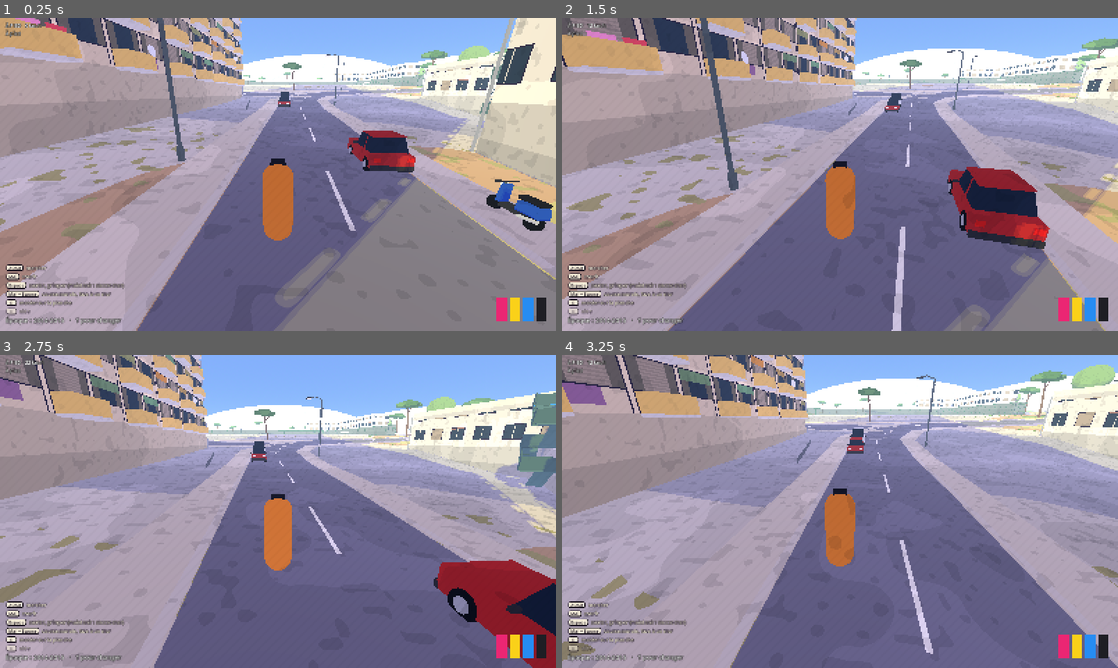
Above: before the commit, frames 1-4 (two rows, left to right).
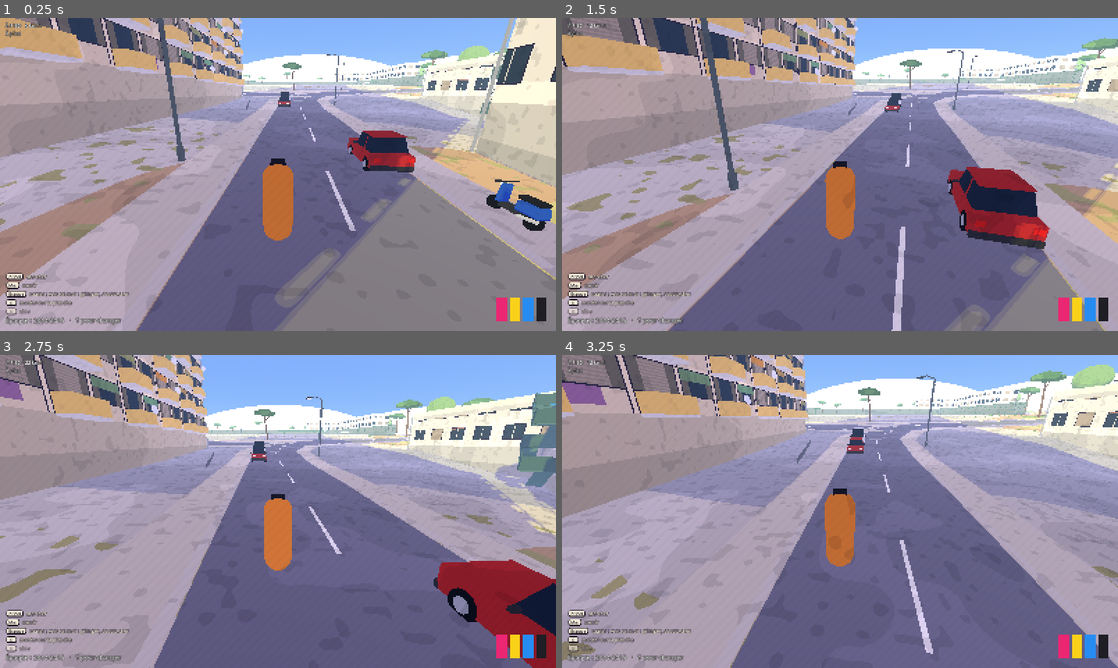
Above: after the commit, the same moments.

Repository: negoatapp-cyber/TRACE
Game: Godot game, scene res://scenes/lauriers.tscn
Same seed, same stepped clock (60 frames per second), same inputs: the game is played once before the commit and once after it.
Inputs (mouse positions are in pixels of both pictures, inside the frame that each line leads up to):
- Up to frame 1 (0.25 s): no input
- Up to frame 2 (1.5 s): tap Enter (ui_accept) at 0.5 s; move the mouse to (867, 174) at 0.52 s; hold G (graff) 0.53-1.28 s; hold W (move_forward) from 0.53 s (still down); click (867, 174) at 0.67 s; tap Space (jump) at 0.77, 1.07 s; tap V (monter) at 0.8, 1.35 s; move the mouse to (812, 174) at 1.27 s
- Up to frame 3 (2.75 s): keep holding W (move_forward); tap Space (jump) at 1.52, 1.82, 2.3 s; tap Shift (push) at 1.55 s; move the mouse to (289, 505) at 2.02 s; hold Shift (push) from 2.03 s (still down)
- Up to frame 4 (3.25 s): keep holding W (move_forward); move the mouse to (834, 517) at 2.77 s; release Shift (push) at 2.78 s; tap Space (jump) at 2.85, 3.02 s; click (834, 517) at 2.92 s; tap G (graff) at 3.05 s

The runs differ from the first frame. In frame 1, 0.8% of the frame differs, in the area x 1-85%, y 0-90%; in frame 2, 0.9%, in the area x 1-54%, y 2-90%; in frame 3, 0.7%; in frame 4, 0.7%.

Commit message:
Grimpe plus facile (s'accrocher sans maintenir, course murale sans courir, plus de portée), gouttières grimpables jusqu'au toit, bouton GRIMPER et FREIN À MAIN sur téléphone ; fusion des façades de n°2 (corniches, dalles prises)
Co-Authored-By: Claude Opus 5.5 <noreply@anthropic.com>
Claude-Session: https://claude.ai/code/session_014E2dCjxvrNHpEzHYuDe4HQ

Diff:
--- a/scripts/aide.gd
+++ b/scripts/aide.gd
@@ -58,6 +58,8 @@
 func contexte() -> String:
 	if graffiti and graffiti.get("_trace") != null:
 		return "trace"
+	if joueur.gouttiere != null:
+		return "gouttiere"
 	if joueur.suspendu:
 		return "suspendu"
 	if joueur.mode == Player.Mode.SKATE:
@@ -73,6 +75,8 @@
 	match c:
 		"trace":
 			return [["Clic", "peindre (maintenir)"], ["G", "poser le tag"], ["Échap", "laisser tomber"]]
+		"gouttiere":
+			return [["Z  S", "monter, descendre (en haut : passer sur le toit)"], ["Espace", "lâcher"]]
 		"suspendu":
 			return [["Espace", "se hisser, ou bondir au rebord du dessus"], ["Q  D", "se décaler"], ["S", "lâcher"]]
 		"skate":
@@ -81,7 +85,7 @@
 			return [["F", "fouiller : bombes pleines"], ["E", "planche"]]
 		"mur":
 			return [["G", "tag à la main (appui bref)"], ["G", "flop, pièce (maintenir)"], ["C", "changer de bombe"]]
-	return [["ZQSD", "marcher"], ["Maj", "courir"], ["Espace", "sauter, grimper (maintenir : s'accrocher)"], ["Maj + Espace", "course murale, face à un mur"], ["E", "monter sur la planche"]]
+	return [["ZQSD", "marcher"], ["Maj", "courir"], ["Espace", "sauter ; vers un mur : grimper, s'accrocher"], ["E", "monter sur la planche"]]
 
 
 func _remplir(l: Array) -> void:
--- a/scripts/habillage_facades.gd
+++ b/scripts/habillage_facades.gd
@@ -69,6 +69,14 @@
 	corps.add_to_group("prise")
 	add_child(corps)
 	var niveaux := int(floor((hauteur - RDC - 0.6) / etage))
+	if style in AVEC_BALCONS:
+		niveaux = int(floor((hauteur - RDC - 2.4) / etage)) + 1   # un balcon au dernier étage aussi
+	# Entre le garde-corps du dernier balcon et le haut de l'acrotère, la grimpe bondit de 3,1 m au plus :
+	# au-delà, une corniche fait l'étape intermédiaire.
+	var corniche := -1.0
+	var haut_balcon := RDC + (niveaux - 1) * etage + GARDE_CORPS
+	if style in AVEC_BALCONS and hauteur + 0.75 - haut_balcon > 2.9:
+		corniche = moy + haut_balcon + (hauteur + 0.75 - haut_balcon) * 0.5
 	var u := 0.0
 	for k in poly.size():
 		var a := poly[k]
@@ -81,7 +89,9 @@
 		if style in AVEC_BALCONS and long >= 15.0:  # pas de balcons sur les pignons
 			_balcons(corps, a, d, n, u, long, moy, niveaux, etage, travee, garde)
 		elif style in AVEC_DALLES:
-			_dalles(a, b, d, n, long, moy, niveaux, etage, mur.darkened(0.08))
+			_dalles(corps, a, b, d, n, long, moy, niveaux, etage, mur.darkened(0.08))
+		if corniche > 0.0 and long >= 2.0:
+			_rebord_mince(corps, a, b, d, n, long, corniche, mur.darkened(0.1))
 		if hauteur >= 8.0:
 			_acrotere(corps, a, b, d, n, long, toit, mur.darkened(0.1))
 		u += long
@@ -122,9 +132,9 @@
 			if k < PRISES_BASSES or colonne:
 				var cs := CollisionShape3D.new()
 				var sh := BoxShape3D.new()
-				sh.size = Vector3(larg, GARDE_CORPS + 0.06, BALCON_PROFOND)
+				sh.size = Vector3(larg, GARDE_CORPS + 0.16, BALCON_PROFOND)
 				cs.shape = sh
-				cs.transform = Transform3D(base, o + base.z * (BALCON_PROFOND * 0.5) + Vector3.UP * (GARDE_CORPS * 0.5 - 0.13))
+				cs.transform = Transform3D(base, o + base.z * (BALCON_PROFOND * 0.5) + Vector3.UP * (GARDE_CORPS * 0.5 - 0.08))
 				corps.add_child(cs)
 				n_prises += 1
 
@@ -140,12 +150,37 @@
 
 
 ## Dalles d'étage apparentes sur les tours : un bandeau qui dépasse de 20 cm à chaque niveau.
-func _dalles(a: Vector2, b: Vector2, d: Vector2, n: Vector2, long: float, moy: float, niveaux: int, etage: float, c: Color) -> void:
+## Ce sont aussi des prises : on s'y suspend et on bondit d'étage en étage (mécanique de n°1).
+func _dalles(corps: StaticBody3D, a: Vector2, b: Vector2, d: Vector2, n: Vector2, long: float, moy: float, niveaux: int, etage: float, c: Color) -> void:
+	for k in niveaux + 1:
+		_rebord_mince(corps, a, b, d, n, long, moy + RDC + k * etage, c, k < niveaux)
+
+
+## Un rebord fin le long d'un mur (dalle d'étage, corniche) : visible, et prise de grimpe.
+func _rebord_mince(corps: StaticBody3D, a: Vector2, b: Vector2, d: Vector2, n: Vector2, long: float, y: float, c: Color, bloc_dessus := true) -> void:
 	var base := _base(d, n)
 	var m := (a + b) * 0.5
-	for k in niveaux + 1:
-		var y := moy + RDC + k * etage
-		_ajouter("dalle_tour", _cube, c, Transform3D(_ech(base, Vector3(long + 0.4, 0.18, 0.4)), Vector3(m.x, y, m.y)))
+	var t := Transform3D(_ech(base, Vector3(long + 0.4, 0.18, 0.4)), Vector3(m.x, y, m.y))
+	_ajouter("dalle_tour", _cube, c, t)
+	# Collision : de 13 cm derrière le mur à 14 cm devant. Assez pour s'y suspendre et pour que
+	# le bond trouve le rebord suivant, trop peu pour se hisser et tenir debout dessus.
+	var cs := CollisionShape3D.new()
+	var sh := BoxShape3D.new()
+	sh.size = Vector3(long + 0.4, 0.18, 0.27)
+	cs.shape = sh
+	cs.transform = Transform3D(base, t.origin + base.z * 0.005)
+	corps.add_child(cs)
+	n_prises += 1
+	# Bloc caché derrière la façade, au-dessus du rebord : sans lui, « se hisser » croirait
+	# trouver la place de tenir debout (l'intérieur est vide) et passerait à travers le mur.
+	# Il commence 18 cm derrière le mur pour ne pas fausser la recherche du rebord suivant.
+	if bloc_dessus:
+		var bloc := CollisionShape3D.new()
+		var bs := BoxShape3D.new()
+		bs.size = Vector3(maxf(long - 0.6, 0.5), 1.4, 0.42)
+		bloc.shape = bs
+		bloc.transform = Transform3D(base, t.origin - base.z * 0.39 + Vector3.UP * 1.09)
+		corps.add_child(bloc)
 
 
 ## Acrotère : le muret qui borde le toit. On peut s'y percher ; il empêche de tomber par mégarde.
@@ -179,6 +214,13 @@
 		var q := p + out * 0.18
 		var bas := h(q.x, q.y)
 		_ajouter("descente", _cube, Color(0.55, 0.56, 0.58), Transform3D(Basis().scaled(Vector3(0.12, toit - bas, 0.12)), Vector3(q.x, (toit + bas) * 0.5, q.y)))
+		# Repère pour la grimpe à la gouttière (n°1, player_controller.gd) : bas, haut, côté dehors.
+		var m := Marker3D.new()
+		m.position = Vector3(q.x, bas, q.y)
+		m.set_meta("haut", toit)
+		m.set_meta("dehors", Vector3(out.x, 0.0, out.y))
+		m.add_to_group("gouttiere")
+		add_child(m)
 
 
 ## Édicules d'ascenseur sur les toits (un tous les ~40 m), avec antennes râteau.
--- a/scripts/personnage.gd
+++ b/scripts/personnage.gd
@@ -291,7 +291,7 @@
 		return _joueur.transition
 	if _joueur._mantling:
 		return "grimpe"
-	if _joueur.suspendu:
+	if _joueur.suspendu or _joueur.gouttiere != null:
 		return "suspendu"
 	if _joueur.mode == Player.Mode.WALK and (_tenue_bombe() > 0.0 or _trace_en_cours() != null):
 		return "bombe"
@@ -464,7 +464,7 @@
 	c.bas = 1.0
 	c.fondu = 0.06
 	c.vif = 30.0
-	var pendu: bool = _joueur.suspendu
+	var pendu: bool = _joueur.suspendu or _joueur.gouttiere != null
 	var t: float = 0.0 if pendu else _joueur._m_t
 	var ry: float = _joueur.visual.rotation.y
 	var avant := Vector3(-sin(ry), 0.0, -cos(ry))
--- a/scripts/player_controller.gd
+++ b/scripts/player_controller.gd
@@ -9,7 +9,7 @@
 @export var walk_speed := 3.2
 @export var run_speed := 6.2        ## en maintenant Maj
 @export var walk_accel := 25.0
-@export var mantle_reach := 2.3     ## hauteur max qu'on attrape depuis les pieds (m)
+@export var mantle_reach := 2.6     ## hauteur max qu'on attrape depuis les pieds (m)
 @export var jump_velocity := 4.2
 @export var mouse_sensitivity := 0.003
 @export var stick_camera_speed := 2.5
@@ -31,11 +31,13 @@
 var accroches := 0                  ## nombre de fois où il s'est accroché (tests, carnet)
 var _rebord := Vector3.ZERO         ## point du bord sous les mains
 var _rebord_n := Vector3.ZERO       ## normale du mur, vers Loums
+var gouttiere: Node3D = null       ## la descente d'eau à laquelle il grimpe (Getting Up)
+const GOUTTIERE_VITESSE := 1.6
 var _bond_t := -1.0                 ## bond vers le rebord du dessus en cours (0 → 1), -1 sinon
 var _bond_de := Vector3.ZERO
 var _bond_vers := Vector3.ZERO
 const BOND_MAX := 3.1               ## un étage de balcon en balcon (2,8 m) et un peu de marge
-const ACCROCHE_MAX := 3.0           ## hauteur max du bord au-dessus des pieds (au moment où on l'attrape)
+const ACCROCHE_MAX := 3.3           ## hauteur max du bord au-dessus des pieds (au moment où on l'attrape)
 const SOUS_LES_MAINS := 2.05        ## des pieds aux mains, bras tendus
 var _m_t := 0.0
 var _m_dur := 0.4
@@ -122,6 +124,9 @@
 	if suspendu:
 		_suspendu_step(delta)
 		return
+	if gouttiere:
+		_gouttiere_step(delta)
+		return
 
 	match mode:
 		Mode.WALK:
@@ -185,14 +190,15 @@
 	if not is_on_floor():
 		velocity.y -= _gravity * delta
 		# En l'air, saut maintenu face à un rebord : on s'y accroche.
-		if Input.is_action_pressed("jump") and velocity.y < 2.0 and (_try_mantle() or _try_accrocher()):
+		var vers_le_mur := move_input_world().length() > 0.3 or Input.is_action_pressed("jump")
+		if vers_le_mur and velocity.y < 2.0 and (_try_mantle() or _try_accrocher() or _try_gouttiere()):
 			return
 	elif Input.is_action_just_pressed("jump"):
-		if _try_mantle():
+		if _try_gouttiere() or _try_mantle():
 			return
 		velocity.y = jump_velocity
 		# Course murale (Sleeping Dogs) : en courant droit sur un mur, on prend appui dessus et on monte plus haut.
-		if Input.is_action_pressed("push") and Vector2(velocity.x, velocity.z).length() > 4.0 and _mur_proche(2.4):
+		if Vector2(velocity.x, velocity.z).length() > 2.0 and _mur_proche(2.4):
 			velocity.y = jump_velocity * 1.55
 			skate.last_event = "Course murale"
 	var target := dir * (run_speed if Input.is_action_pressed("push") else walk_speed)
@@ -247,7 +253,12 @@
 func _bord_devant(depuis: Vector3, fwd: Vector3, bas: float, haut: float) -> Dictionary:
 	var space := get_world_3d().direct_space_state
 	var mur := {}
-	for hgt in [bas, (bas + haut) * 0.5, haut - 0.2]:
+	var hauteurs: Array = []
+	var hh := bas
+	while hh <= haut - 0.15:
+		hauteurs.append(hh)
+		hh += 0.35
+	for hgt in hauteurs:
 		var q := PhysicsRayQueryParameters3D.create(depuis + Vector3.UP * hgt, depuis + Vector3.UP * hgt + fwd * 0.9)
 		q.exclude = [get_rid()]
 		mur = space.intersect_ray(q)
@@ -266,6 +277,80 @@
 	if d.is_empty() or d.normal.y < 0.7:
 		return {}
 	return {"haut": d.position.y, "point": Vector3(mur.position.x, d.position.y, mur.position.z), "n": n}
+
+
+## Une descente d'eau à portée de main (au pied, ou en sautant) : il s'y agrippe.
+func gouttiere_proche() -> Node3D:
+	var meilleure: Node3D = null
+	var d := 0.9
+	for g in get_tree().get_nodes_in_group("gouttiere"):
+		var m := g as Node3D
+		var e := Vector2(m.global_position.x - global_position.x, m.global_position.z - global_position.z).length()
+		var haut: float = m.get_meta("haut", 0.0)
+		if e < d and global_position.y > m.global_position.y - 0.5 and global_position.y < haut - 1.0:
+			d = e
+			meilleure = m
+	return meilleure
+
+
+func _try_gouttiere() -> bool:
+	var g := gouttiere_proche()
+	if g == null:
+		return false
+	gouttiere = g
+	velocity = Vector3.ZERO
+	var dehors: Vector3 = g.get_meta("dehors", Vector3.FORWARD)
+	visual.rotation.y = atan2(dehors.x, dehors.z)
+	skate.last_event = "Gouttière"
+	climbs += 1
+	return true
+
+
+## Sur la gouttière : haut / bas pour monter et descendre, Espace pour lâcher ;
+## en haut, il passe par-dessus le muret et se retrouve sur le toit.
+func _gouttiere_step(delta: float) -> void:
+	var g := gouttiere
+	var dehors: Vector3 = g.get_meta("dehors", Vector3.FORWARD)
+	var haut: float = g.get_meta("haut", 0.0)
+	var input := Input.get_vector("move_left", "move_right", "move_forward", "move_back")
+	var y := global_position.y - input.y * GOUTTIERE_VITESSE * delta
+	var y_max := haut - SOUS_LES_MAINS + 0.6
+	global_position = Vector3(g.global_position.x, clampf(y, g.global_position.y, y_max), g.global_position.z) + dehors * 0.32
+	velocity = Vector3.ZERO
+	_rebord = Vector3(g.global_position.x, global_position.y + SOUS_LES_MAINS - 0.1, g.global_position.z)
+	_rebord_n = dehors
+	if Input.is_action_just_pressed("jump"):
+		gouttiere = null
+		global_position += dehors * 0.2
+		skate.last_event = "Lâche"
+		return
+	if y >= y_max and input.y < -0.3:
+		# en haut : par-dessus le muret, sur le toit (on passe dans le coin, côté intérieur)
+		gouttiere = null
+		_mantling = true
+		_m_t = 0.0
+		_m_dur = 0.8
+		_m_from = global_position
+		_m_to = Vector3(g.global_position.x, haut + 0.05, g.global_position.z) - dehors * 0.9
+		skate.last_event = "Grimpe"
+		return
+	if y <= g.global_position.y + 0.01 and input.y > 0.3:
+		gouttiere = null   # en bas : il repose le pied au sol
+
+
+## Un rebord à attraper devant lui (muret, balcon, plateau, palier, toit) : pour l'aide à l'écran.
+func peut_grimper() -> bool:
+	if mode != Mode.WALK or not is_on_floor():
+		return false
+	if gouttiere_proche() != null:
+		return true
+	var ry := visual.rotation.y
+	var fwd := Vector3(-sin(ry), 0.0, -cos(ry))
+	for recul in [0.0, 0.6]:
+		var b := _bord_devant(global_position - fwd * recul, fwd, 0.35, 4.6)
+		if not b.is_empty() and b.haut - global_position.y > 0.35:
+			return true
+	return false
 
 
 func _mur_proche(dist: float) -> bool:
@@ -487,6 +572,7 @@
 	skate.grinding = false
 	_mantling = false
 	suspendu = false
+	gouttiere = null
 	_bond_t = -1.0
 	skate.speed = 0.0
 	_set_mode(Mode.WALK)
--- a/scripts/touch_controls.gd
+++ b/scripts/touch_controls.gd
@@ -56,6 +56,9 @@
 	"hisser": ["MONTER", "jump", false],
 	"lacher": ["LÂCHER", ":lacher", false],
 	"roue": ["ROUE AR.", "jump", true],
+	"frein": ["FREIN À MAIN", "jump", true],
+	"grimper": ["GRIMPER", "jump", true],
+	"lacher_g": ["LÂCHER", "jump", false],
 	"descendre": ["DESCENDRE", "monter", false],
 	"reset": ["DÉPART", "reset", false],
 }
@@ -79,7 +82,11 @@
 		liste = [["poser", "A"], ["arret", "B"]]
 	elif cond and cond.get("actuel") != null:
 		ctx = "conduite"
-		liste = [["roue", "A"], ["descendre", "C"]]
+		var scooter: bool = str((cond.get("actuel") as Node).get("type")) == "scooter"
+		liste = [["roue" if scooter else "frein", "A"], ["descendre", "C"]]
+	elif j and j.get("gouttiere") != null:
+		ctx = "gouttiere"
+		liste = [["lacher_g", "A"]]
 	elif j and j.get("suspendu"):
 		ctx = "suspendu"
 		liste = [["hisser", "A"], ["lacher", "B"]]
@@ -93,7 +100,9 @@
 			liste.append(["reprendre", "D"])
 	else:
 		_menu_graff = false
-		liste = [["saut", "A"], ["courir", "B"], ["planche", "C"]]
+		# face à un rebord qu'il peut attraper, SAUT devient GRIMPER
+		var grimpe: bool = j != null and j.has_method("peut_grimper") and j.call("peut_grimper")
+		liste = [["grimper" if grimpe else "saut", "A"], ["courir", "B"], ["planche", "C"]]
 		if g and g.call("peut_graffer"):
 			liste.append(["graff", "G"])
 		if g and g.call("_conteneur_proche") != null:
Not shown, changed: .tools/verify_suspendu.gd
Not shown, changed: .tools/verify_tactile.gd
